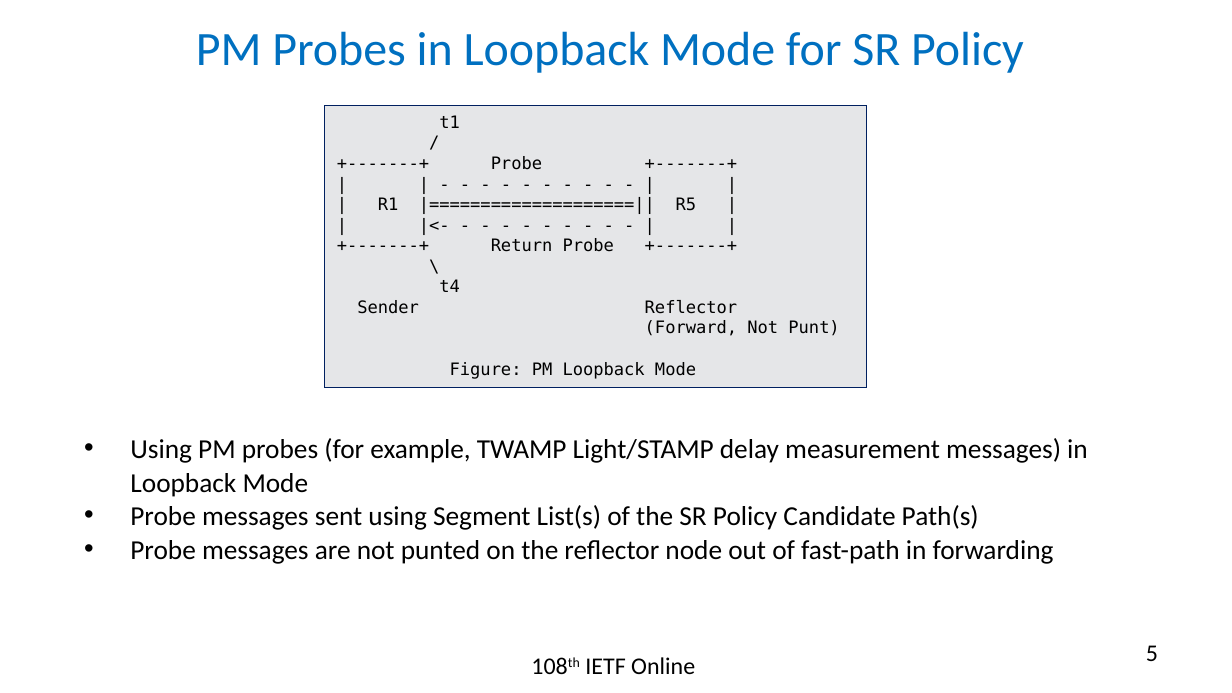
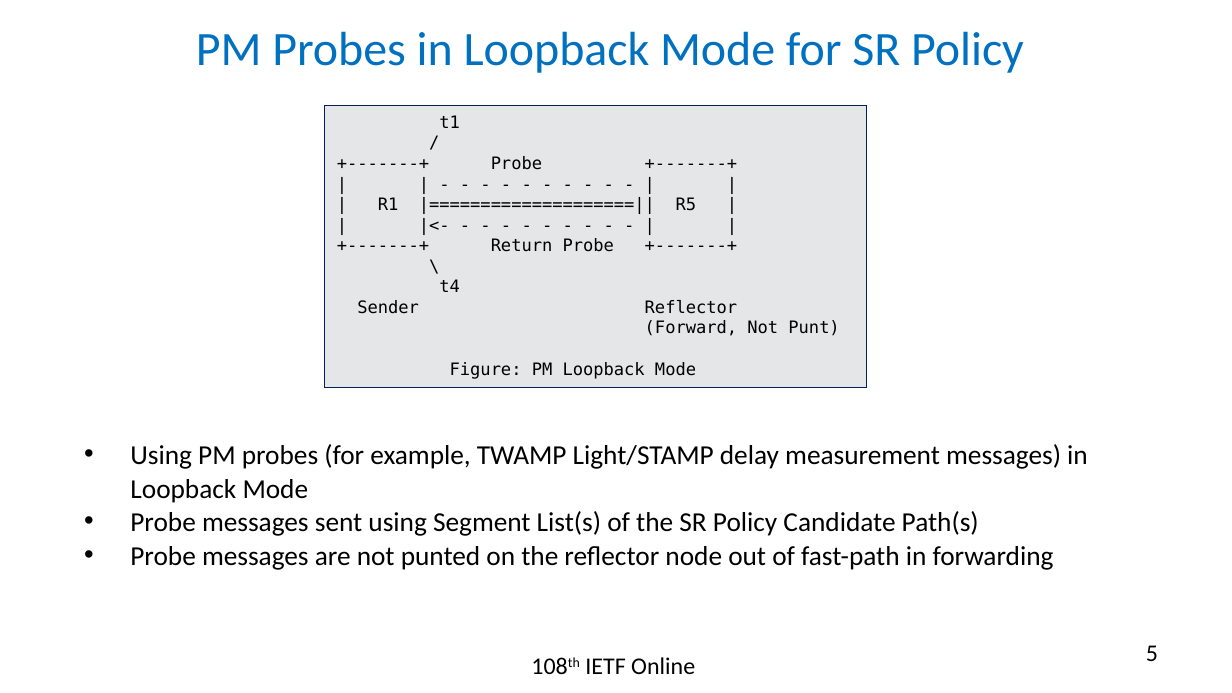
Before and after one commit to rakgandhi/ietf-slides, a slide deck: slide 5 of draft-gandhi-spring-sr-enhanced-plm-02.pptx. Drawn at 1232x693 pixels with LibreOffice and Linux fonts; fonts in the diff are those of the drawing. Boxes give left, top, right and bottom in pixels: in the first picture for what was removed or moved away, otherwise in the second. Text is boxed around its words. In the diff, an @@ line names an element or a change of style, - is before the commit and + after.

```diff
--- a/draft-gandhi-spring-sr-enhanced-plm-02.pptx
+++ b/draft-gandhi-spring-sr-enhanced-plm-02.pptx
@@ text "Using PM probes (for example, ...": place and size @@
-text "Using PM probes (for example, ..." at [130,438,1088,564]
+text "Using PM probes (for example, ..." at [130,444,1088,570]
```
Also in this commit, not shown: 1 other slide changed, 1 other file.
